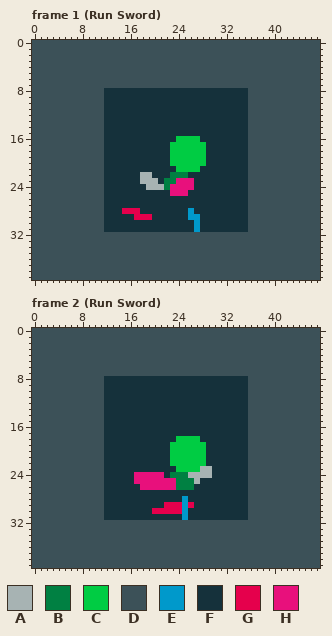
One commit to this pixel-art file: lmao/!NEWRUN.aseprite. The picture above is the old version.
48x40 pixels, 8 frames. Shown: frame 1 (Run Sword), frame 2 (Run Sword). The commit also changed other frames, which this record leaves out.
Palette (. is transparent): A #a7b3b3  B #008042  C #00cc43  D #3c5158  E #0099cb  F #15313b  G #e5004c  H #e8107c
After:
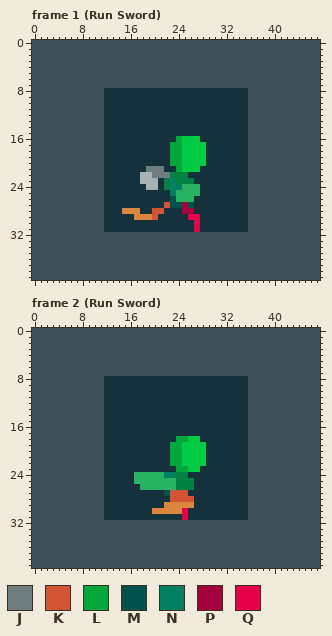
Colours new in this view: J #6f7d80  K #d15434  L #00a73b  M #00524b  N #008060  P #a4003b  Q #e5004c
From old to new:
layer "Layer 9 Copy" added
layer "Layer 9" added
layer "Layer 10" added
@@ palette @@
-G #e5004c
+G #da863e
-H #e8107c
+H #28b362
--- frame 1 (Run Sword)
@@ x 17..29 @@
 15 FFFFFFFFFFFFF
-16 FFFFFFFCCCCFF
-17 FFFFFFCCCCCCF
-18 FFFFFFCCCCCCF
-19 FFFFFFCCCCCCF
-20 FFFFFFCCCCCCF
-21 FFFFFFFCCCCFF
-22 FAAFFFBBBFFFF
-23 FAAAFBBHHHFFF
-24 FFAAABHHHHFFF
-25 FFFFFFHHHFFFF
-26 FFFFFFFFFFFFF
-27 FFFFFFFFFFFFF
-28 GFFFFFFFFEFFF
-29 GGGFFFFFFEEFF
-30 FFFFFFFFFFEFF
-31 FFFFFFFFFFEFF
+16 FFFFFFFLCCCFF
+17 FFFFFFLLCCCCF
+18 FFFFFFLLCCCCF
+19 FFFFFFLLCCCCF
+20 FFFFFFLLCCCCF
+21 FFJJJFFLCCCFF
+22 FAAJJJBBBFFFF
+23 FAAAFBNBBBFFF
+24 FFAAFBNNHHHFF
+25 FFFFFFNHHHHFF
+26 FFFFFFMHHHFFF
+27 FFFFFKMMPMFFF
+28 GFFKKFFFPPFFF
+29 GGGKFFFFFQQFF
+30 FFFFFFFFFFQFF
+31 FFFFFFFFFFQFF
 32 DDDDDDDDDDDDD
--- frame 2 (Run Sword)
@@ x 20..31 @@
 17 FFFFFFFFFFFF
-18 FFFFCCCCFFFF
-19 FFFCCCCCCFFF
-20 FFFCCCCCCFFF
-21 FFFCCCCCCFFF
-22 FFFCCCCCCFFF
-23 FFFFCCCCAAFF
-24 HHFBBBAAAAFF
-25 HHHHBBBAFFFF
+18 FFFFLLCCFFFF
+19 FFFLLCCCCFFF
+20 FFFLLCCCCFFF
+21 FFFLLCCCCFFF
+22 FFFLLCCCCFFF
+23 FFFFLLCCFFFF
+24 HHNNBBFFFFFF
+25 HHHHBBBFFFFF
 26 HHHHBBBFFFFF
-27 FFFFFFFFFFFF
-28 FFFFFEFFFFFF
-29 FFGGGEGFFFFF
-30 GGGGGEFFFFFF
-31 FFFFFEFFFFFF
+27 FFMKKKFFFFFF
+28 FFFKKKKFFFFF
+29 FFGGGGGFFFFF
+30 GGGGGQFFFFFF
+31 FFFFFQFFFFFF
 32 DDDDDDDDDDDD
Where, in picture pixels (left, top, right, bottom), the same in both pictures:
changed: (122, 136, 200, 232)
changed: (134, 436, 212, 520)
